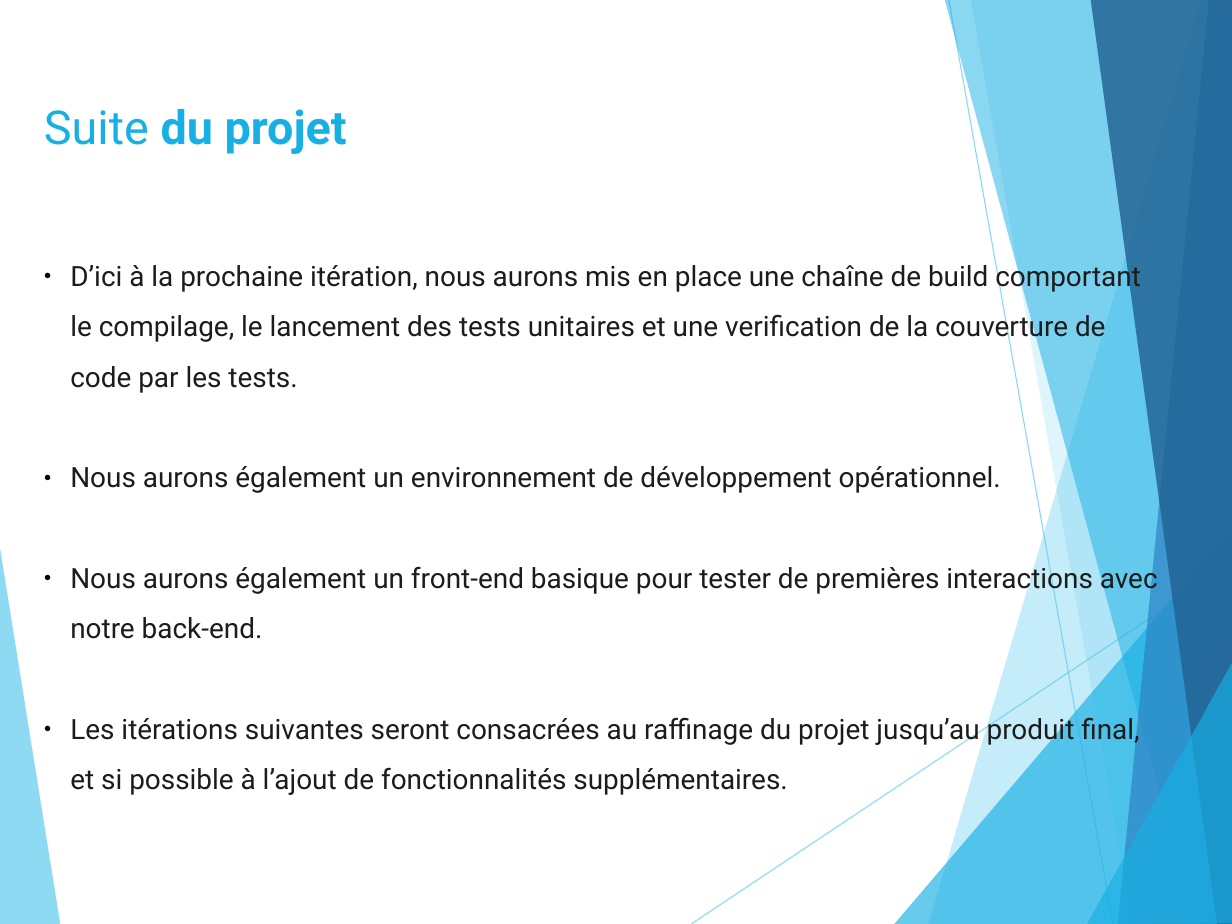
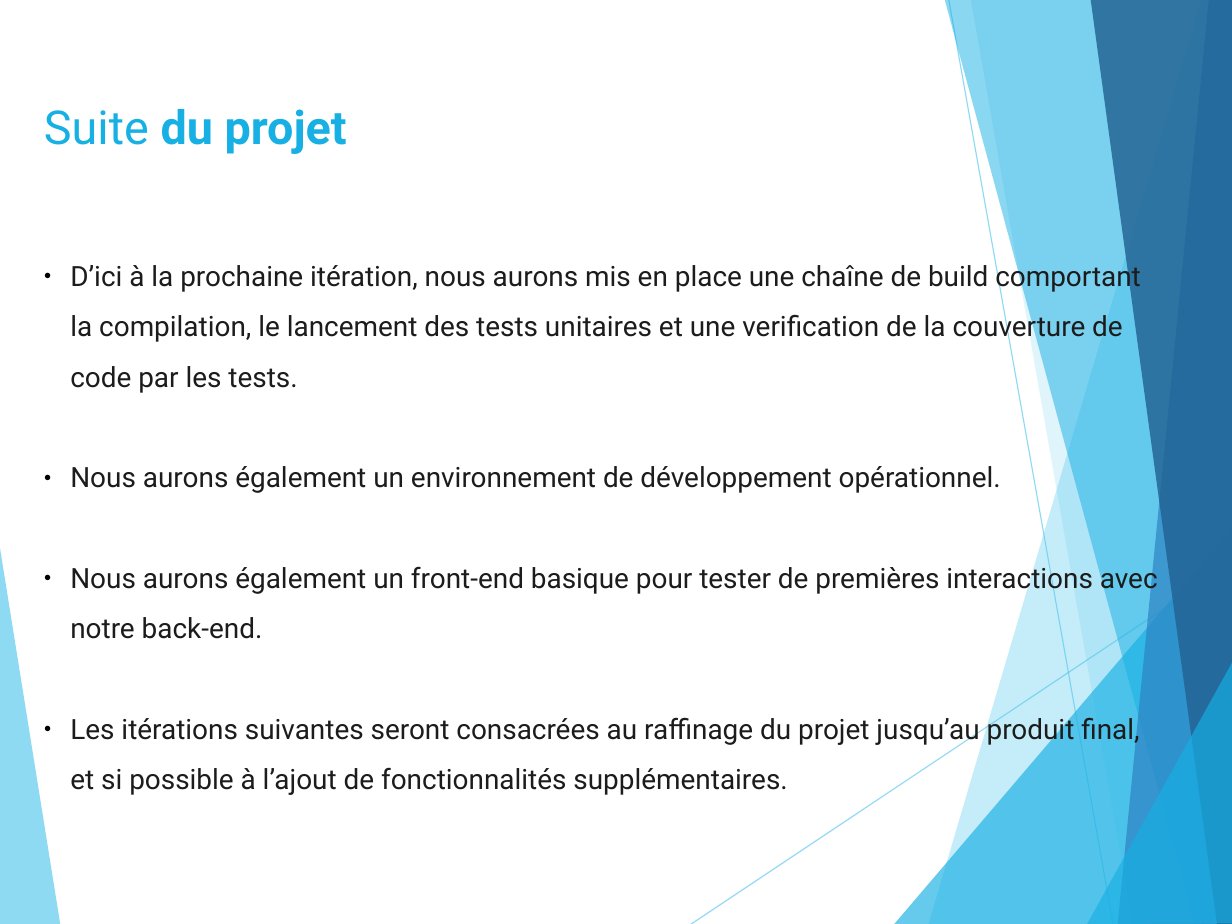
Before and after one commit to antonin-charrier/Project-Galt, a slide deck: slide 7 of Itérations/Présentation IT0.pptx. Drawn at 1232x924 pixels with LibreOffice and Linux fonts; fonts in the diff are those of the drawing. Boxes give left, top, right and bottom in pixels: in the first picture for what was removed or moved away, otherwise in the second. Text is boxed around its words. In the diff, an @@ line names an element or a change of style, - is before the commit and + after.

Commit message:
ppt correction

```diff
--- a/Itérations/Présentation IT0.pptx
+++ b/Itérations/Présentation IT0.pptx
@@ text at box(70, 260, 1141, 393): text changed @@
-● D’ici à la prochaine itération, nous aurons mis en place une chaîne de build comportant le compilage, le lancement des tests unitaires et une verification de la couverture de code par les tests.
+● D’ici à la prochaine itération, nous aurons mis en place une chaîne de build comportant la compilation, le lancement des tests unitaires et une verification de la couverture de code par les tests.
```
